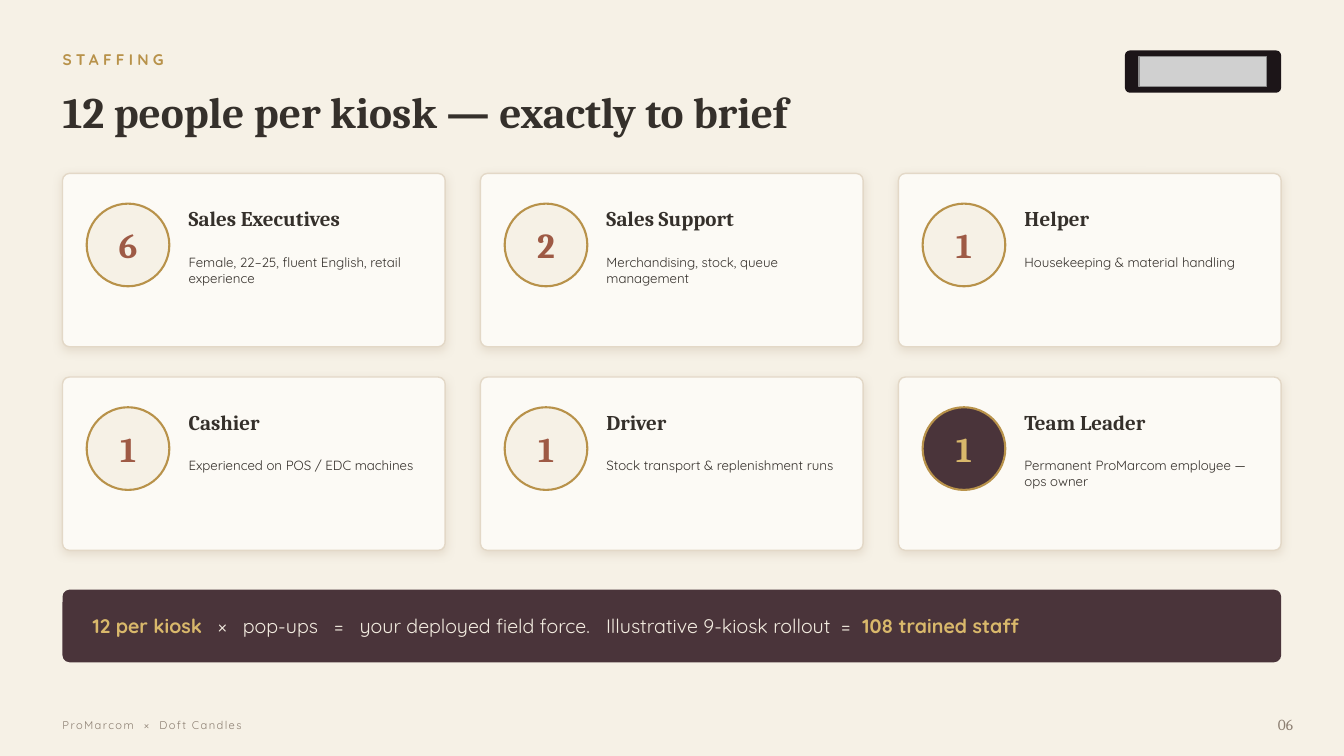
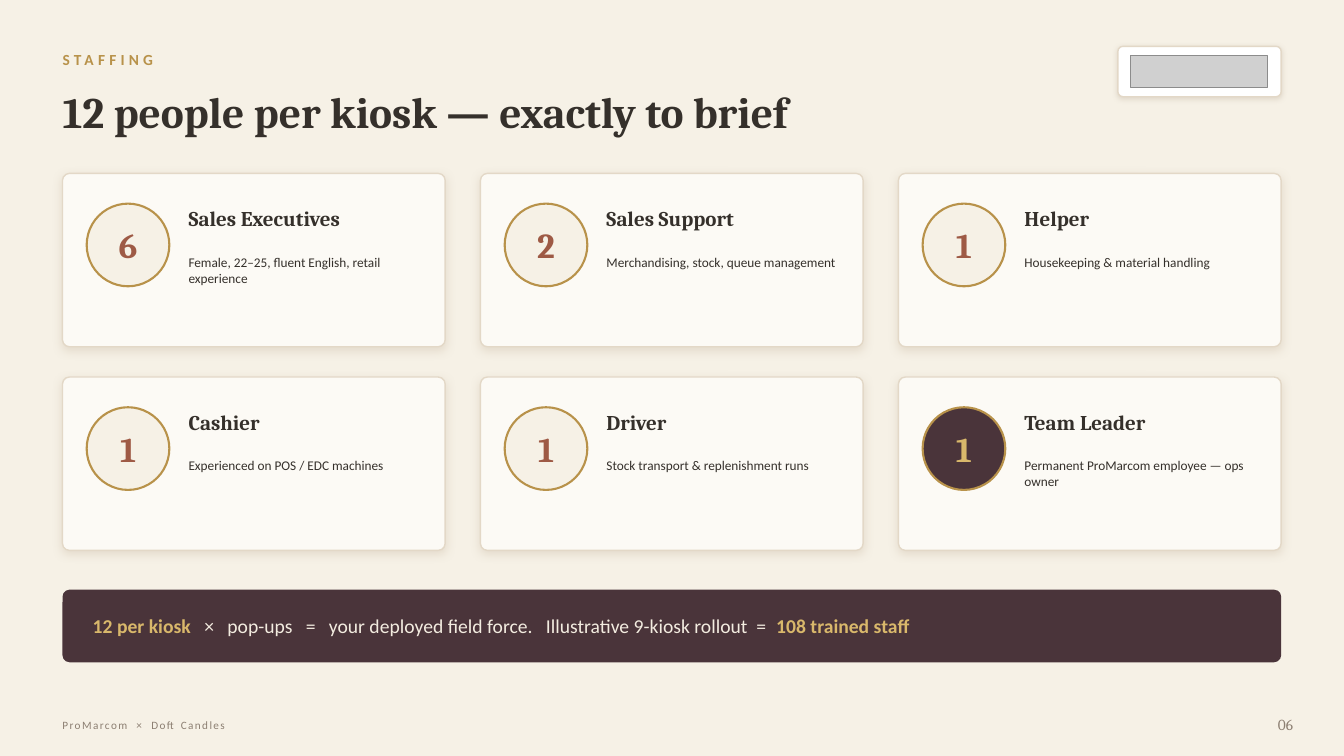
Before and after one commit to nky1103/Projects, a slide deck: slide 7 of doft_diwali_popup/Doft_Diwali_PopUp_ProMarcom_Pitch.pptx. Drawn at 1344x756 pixels with LibreOffice and Linux fonts; fonts in the diff are those of the drawing; grey boxes stand for pictures. Boxes give left, top, right and bottom in pixels: in the first picture for what was removed or moved away, otherwise in the second. Text is boxed around its words. In the diff, an @@ line names an element or a change of style, - is before the commit and + after.

```diff
--- a/doft_diwali_popup/Doft_Diwali_PopUp_ProMarcom_Pitch.pptx
+++ b/doft_diwali_popup/Doft_Diwali_PopUp_ProMarcom_Pitch.pptx
@@ rounded rectangle: place and size @@
-rounded rectangle at box(1125, 50, 1281, 93)
+rounded rectangle at box(1118, 46, 1281, 97)
@@ rounded rectangle at box(1118, 46, 1281, 97): fill #1C1518 to #FFFFFF; outline none to #E3D8C7 1 pt; shadow on; proportions changed @@
@@ picture: place and size @@
-picture at box(1139, 57, 1267, 87)
+picture at box(1131, 55, 1268, 87)
@@ font Quicksand to Calibri in 9 elements at box(63, 44, 1090, 75), box(189, 257, 381, 285), box(606, 257, 835, 270), box(1024, 257, 1210, 270), box(189, 461, 383, 472), box(606, 460, 809, 472), box(1024, 461, 1244, 486), box(93, 619, 910, 636), box(63, 710, 567, 740) @@
```
Also in this commit, not shown: 16 other slides changed, 2 other files.
